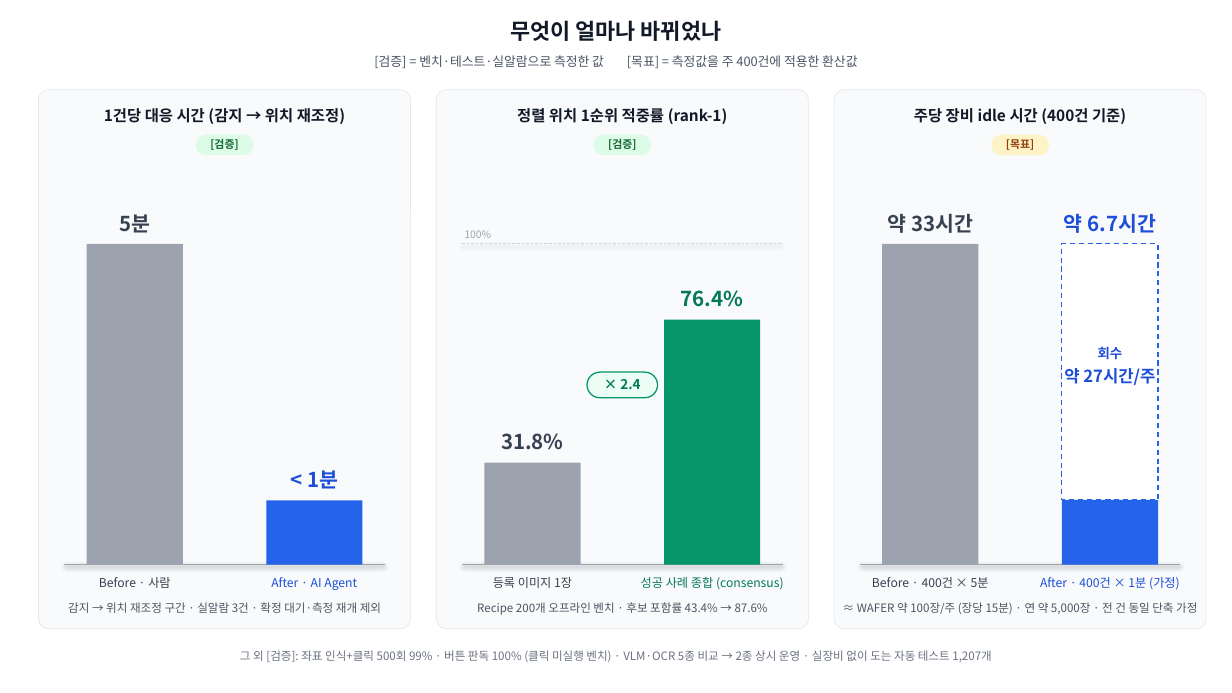
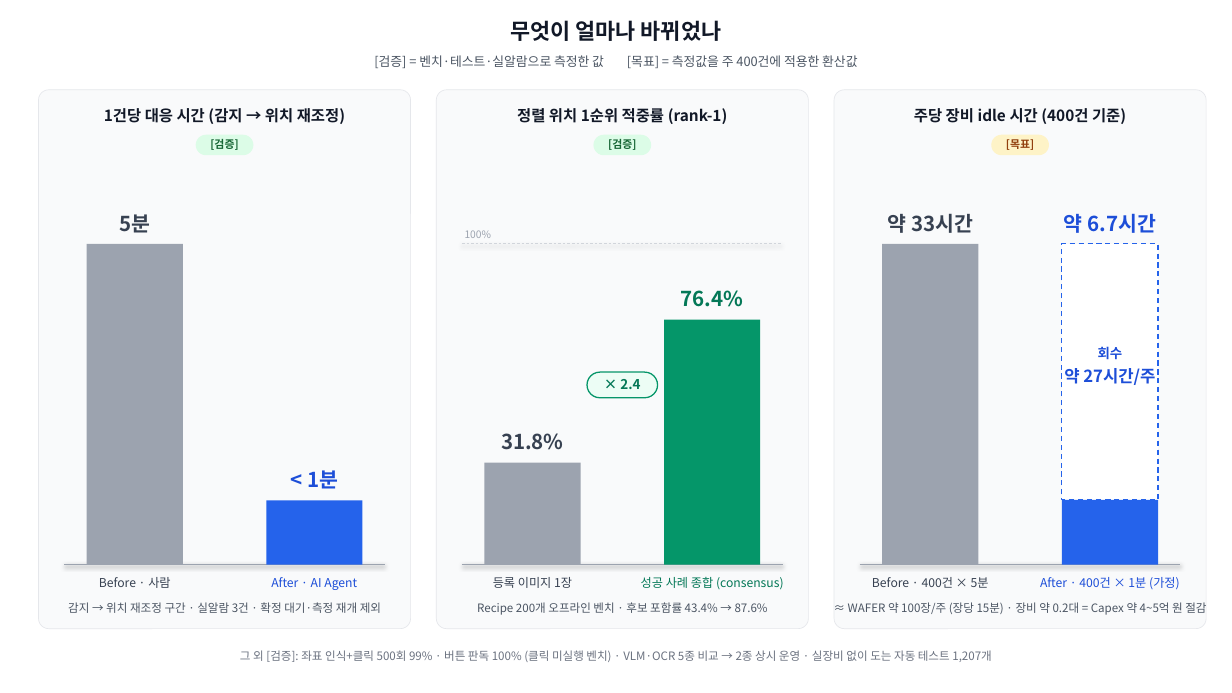
Before and after one commit to DarrenKoi/auto_recipe_creator, a slide deck: slide 3 of docs/project_progress/img/07/07_figures.pptx. Drawn at 1232x693 pixels with LibreOffice and Linux fonts; fonts in the diff are those of the drawing. Boxes give left, top, right and bottom in pixels: in the first picture for what was removed or moved away, otherwise in the second. Text is boxed around its words. In the diff, an @@ line names an element or a change of style, - is before the commit and + after.

```diff
--- a/docs/project_progress/img/07/07_figures.pptx
+++ b/docs/project_progress/img/07/07_figures.pptx
@@ text at [848, 602, 1206, 615]: text changed @@
-≈ WAFER 약 100장/주 (장당 15분) · 연 약 5,000장 · 전 건 동일 단축 가정
+≈ WAFER 약 100장/주 (장당 15분) · 장비 약 0.2대 = Capex 약 4~5억 원 절감
```
Also in this commit, not shown: 1 other slide changed, 6 other files.
